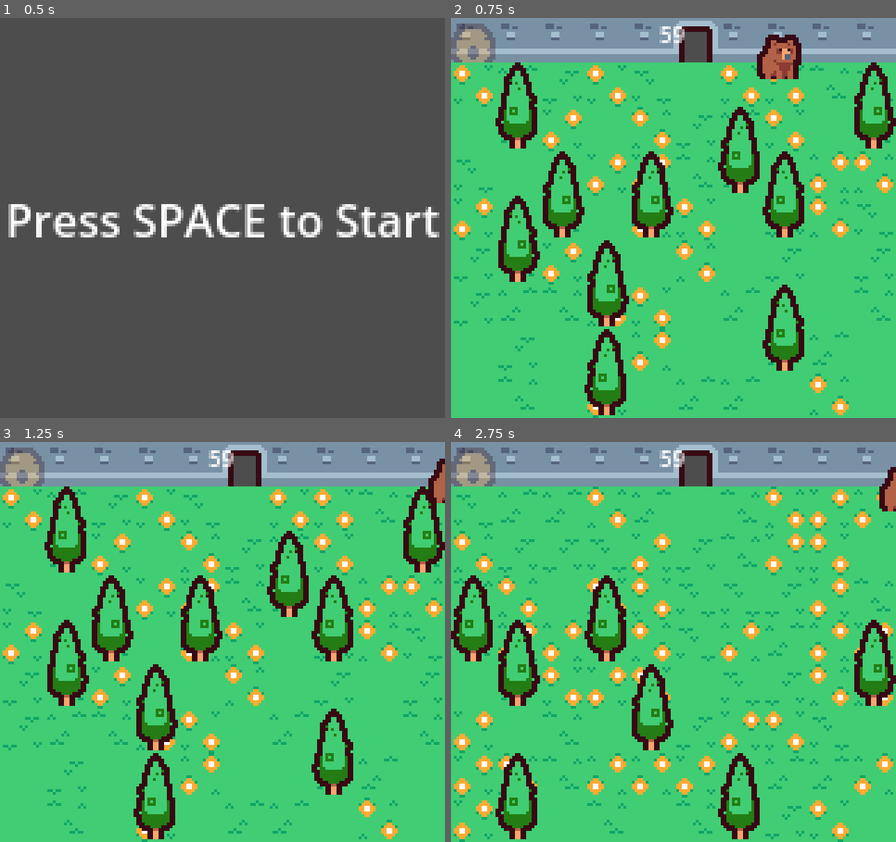
Above: before the commit, frames 1-4 (two rows, left to right).
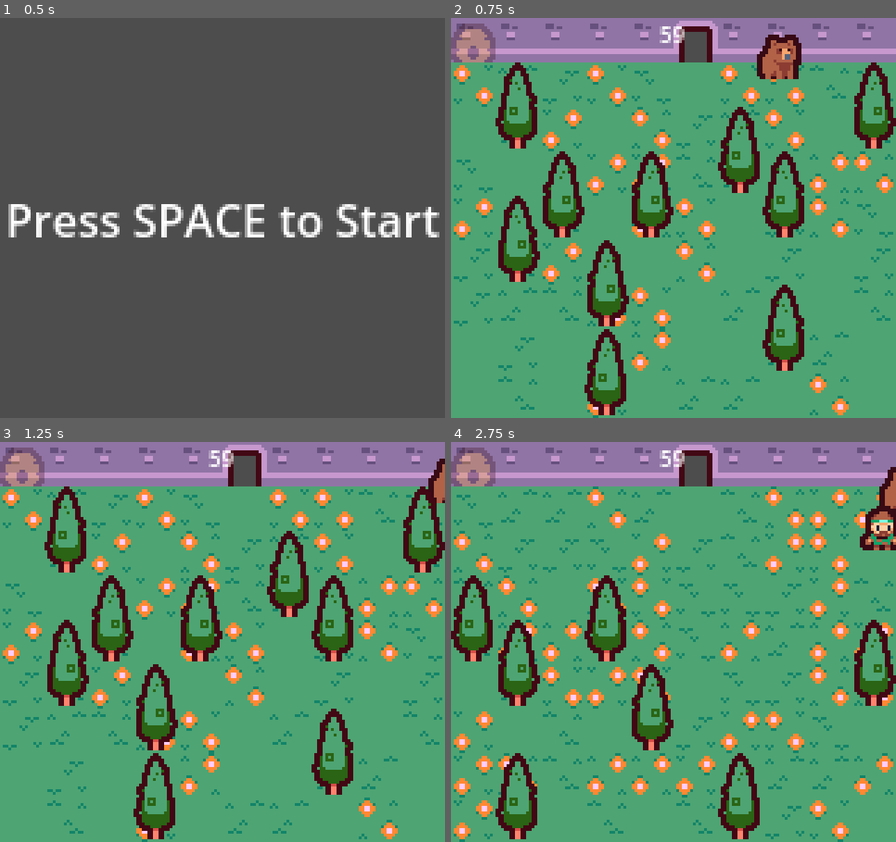
Above: after the commit, the same moments.

Repository: QuantumDamage/Seasonal-Consequences
Game: Godot game, scene res://scenes/MainMenu.tscn
Two runs of this game, one before a commit and one after it. Both use one fixed random seed, a clock stepped at 60 frames per second and the inputs below.
Inputs:
- Up to frame 1 (0.5 s): no input
- Up to frame 2 (0.75 s): tap Space (ui_select) at 0.5, 0.6 s; hold Right (ui_right) from 0.53 s (still down)
- Up to frame 3 (1.25 s): keep holding Right (ui_right); tap Space (ui_select) at 0.77, 1.07 s
- Up to frame 4 (2.75 s): release Right (ui_right) at 1.28 s; hold Down (ui_down) 1.28-2.03 s; tap U (pora_roku) at 1.35 s; tap Space (ui_select) at 1.52, 1.55, 1.82, 2.1 s; tap E (restart) at 2 s; hold Right (ui_right) from 2.03 s (still down)

Frame 1 is identical in both runs. In frame 2, 91% of the frame differs, in the area x 0-100%, y 0-100%; in frame 3, 91%; in frame 4, 93%.

Commit message:
niby spko

Diff:
--- a/project.godot
+++ b/project.godot
@@ -11,6 +11,7 @@
 [application]
 
 config/name="Seasonal-Consequences"
+config/tags=PackedStringArray("gwj")
 run/main_scene="res://scenes/MainMenu.tscn"
 config/features=PackedStringArray("4.2", "GL Compatibility")
 config/icon="res://icon.svg"
--- a/scenes/Score.tscn
+++ b/scenes/Score.tscn
@@ -22,6 +22,7 @@
 [node name="Spring" type="Label" parent="CanvasLayer"]
 visible = false
 anchors_preset = -1
+anchor_top = -0.0347222
 anchor_bottom = -0.0347222
 offset_top = 9.0
 offset_right = 160.0
@@ -34,6 +35,7 @@
 [node name="SpringScore" type="Label" parent="CanvasLayer"]
 visible = false
 anchors_preset = -1
+anchor_top = -0.0347222
 anchor_right = 1.0
 anchor_bottom = -0.0347222
 offset_top = 21.0
@@ -47,6 +49,7 @@
 [node name="Summer" type="Label" parent="CanvasLayer"]
 visible = false
 anchors_preset = -1
+anchor_top = -0.0347222
 anchor_right = 1.0
 anchor_bottom = -0.0347222
 offset_top = 33.0
@@ -61,6 +64,7 @@
 [node name="SummerScore" type="Label" parent="CanvasLayer"]
 visible = false
 anchors_preset = -1
+anchor_top = -0.0347222
 anchor_right = 1.0
 anchor_bottom = -0.0347222
 offset_top = 45.0
@@ -74,6 +78,7 @@
 [node name="Autumn" type="Label" parent="CanvasLayer"]
 visible = false
 anchors_preset = -1
+anchor_top = -0.0347222
 anchor_right = 1.0
 anchor_bottom = -0.0347222
 offset_top = 57.0
@@ -87,6 +92,7 @@
 [node name="AutumnScore" type="Label" parent="CanvasLayer"]
 visible = false
 anchors_preset = -1
+anchor_top = -0.0347222
 anchor_right = 1.0
 anchor_bottom = -0.0347222
 offset_top = 69.0
@@ -100,6 +106,7 @@
 [node name="Total" type="Label" parent="CanvasLayer"]
 visible = false
 anchors_preset = -1
+anchor_top = -0.0347222
 anchor_right = 1.0
 anchor_bottom = -0.0347222
 offset_top = 81.0
@@ -113,6 +120,7 @@
 [node name="TotalScore" type="Label" parent="CanvasLayer"]
 visible = false
 anchors_preset = -1
+anchor_top = -0.0347222
 anchor_right = 1.0
 anchor_bottom = -0.0347222
 offset_top = 93.0
@@ -125,6 +133,7 @@
 
 [node name="Space" type="Label" parent="CanvasLayer"]
 anchors_preset = -1
+anchor_top = -0.0347222
 anchor_right = 1.0
 anchor_bottom = -0.0347222
 offset_top = 125.0
--- a/scripts/Bear.gd
+++ b/scripts/Bear.gd
@@ -1,9 +1,18 @@
 extends CharacterBody2D
+
 var speed = 150
+var ice_speed = 100  # Prędkość na lodzie
+var slide_friction = 0.98  # Współczynnik tarcia dla efektu ślizgania
+var ice_acceleration = 500  # Przyspieszenie na lodzie
+var bounce_factor = 0.5  # Współczynnik odbicia
+
 @onready var sprite = $Sprite2D
+
 signal game_over
+
 var has_collectable = false
 var collectable
+var is_game_over = false
 
 func pickup_beehive():
 	if not has_collectable:
@@ -25,26 +34,55 @@
 	if thing == "none":
 		$Beehive.visible = false
 
-func _physics_process(_delta):
+func set_game_over(value):
+	is_game_over = value
+
+func _physics_process(delta):
+	var input_vector = get_input_vector()
+
+	if not is_game_over:
+		normal_movement(input_vector)
+	else:
+		ice_movement(input_vector, delta)
+
+	move_and_slide()
+
+	for i in get_slide_collision_count():
+		var collision = get_slide_collision(i)
+		#var collider = collision.get_collider()
+		#if collider.is_in_group("Enemies"):
+			#emit_signal("game_over")
+			#set_game_over(true)
+		if is_game_over:
+			bounce(collision.get_normal())
+
+	update_sprite_direction()
+
+func get_input_vector():
 	var input_vector = Vector2.ZERO
 	input_vector.x = Input.get_action_strength("ui_right") - Input.get_action_strength("ui_left")
 	input_vector.y = Input.get_action_strength("ui_down") - Input.get_action_strength("ui_up")
+	return input_vector.normalized() if input_vector.length() > 0 else input_vector
 
-	if input_vector.length() > 0:
-		input_vector = input_vector.normalized()
+func normal_movement(input_vector):
+	velocity = input_vector * speed
 
-		if input_vector.x < 0:
-			sprite.flip_h = true
-		else:
-			sprite.flip_h = false
+func ice_movement(input_vector, delta):
+	# Aplikuj "tarcie" do aktualnej prędkości
+	velocity *= slide_friction
 
-	velocity = input_vector * speed
-	move_and_slide()
-	for i in get_slide_collision_count():
-		var collision = get_slide_collision(i)
-		var collider = collision.get_collider()
+	# Dodaj przyspieszenie w kierunku inputu
+	velocity += input_vector * ice_acceleration * delta
 
-		if collider.is_in_group("Enemies"):
-			emit_signal("game_over")
-			#print("Game Over!")
-			# Tutaj możesz dodać kod do zatrzymania gry lub przejścia do ekranu końca gry
+	# Ogranicz maksymalną prędkość
+	velocity = velocity.limit_length(ice_speed)
+
+func bounce(collision_normal):
+	# Odbij prędkość względem normalnej kolizji
+	velocity = velocity.bounce(collision_normal) * bounce_factor
+
+func update_sprite_direction():
+	if velocity.x < 0:
+		sprite.flip_h = true
+	elif velocity.x > 0:
+		sprite.flip_h = false
--- a/scripts/EndGame.gd
+++ b/scripts/EndGame.gd
@@ -9,6 +9,7 @@
 
 func _ready():
 	$CanvasLayer/Label2.text = str(score)
+	print("Dddddddddddddddddddddddddddd")
 
 func set_score(new_score):
 	score = new_score
--- a/scripts/HUD.gd
+++ b/scripts/HUD.gd
@@ -1,4 +1,7 @@
 extends CanvasLayer
 
 func update_timer(value):
+	if value is String:
+		$Label.text = value
+		return
 	$Label.text = str(int(value))
--- a/scripts/Main.gd
+++ b/scripts/Main.gd
@@ -19,7 +19,7 @@
 
 var game_over = false
 var paused = false
-var current_season = 0  # 0: Spring, 1: Summer, 2: Autumn, 3: Winter
+var current_season = 2  # 0: Spring, 1: Summer, 2: Autumn, 3: Winter
 var seasons = ["spring", "summer", "autumn", "winter"]
 var season_duration = 60  # 1 minutes per season
 var season_time = 0
@@ -38,7 +38,7 @@
 var season_requirements = {
 	"spring" : {"beehive": 1, "fish": 2},
 	"summer" : {"beehive": 2, "fish": 3},
-	"autumn" : {"beehive": 3, "fish": 4},
+	"autumn" : {"beehive": 1, "fish": 4},
 	#"winter" : {"beehive": 0, "fish": 0},
 	#"spring" : {"beehive": 3, "fish": 2},
 	#"summer" : {"beehive": 4, "fish": 3},
@@ -55,7 +55,9 @@
 	spawn_collecables(season)
 	if season == 3:
 		bear.position = tile_map.map_to_local(Vector2(5, 99))
+		print(bear)
 		game_over = true
+		bear.set_game_over(true)
 	music_player.start_music(season)
 
 func spawn_display(season):
@@ -79,7 +81,7 @@
 func _ready():
 	score_scene.hide()
 	spawn_initial_objects()
-	start_season(0)
+	start_season(current_season)
 	bear.connect("game_over", Callable(self, "_on_game_over"))
 	$DropPlace.connect("body_entered", Callable(self, "_on_drop_place_entered"))
 
@@ -125,7 +127,7 @@
 func _process(delta):
 	if game_over:
 		var sum = scores[0] + scores[1] + scores [2]
-		hud.update_timer(sum)
+		hud.update_timer("Slide to home")
 	else:
 		season_time += delta
 		if current_score > 0:
Not shown: 1 places in scenes/EndGame.tscn that only renumber resources
Not shown: 1 places in scenes/Main.tscn that only renumber resources
Not shown: 1 places in scenes/MainMenu.tscn that only renumber resources
Not shown: 1 places in scenes/Score.tscn that only renumber resources
